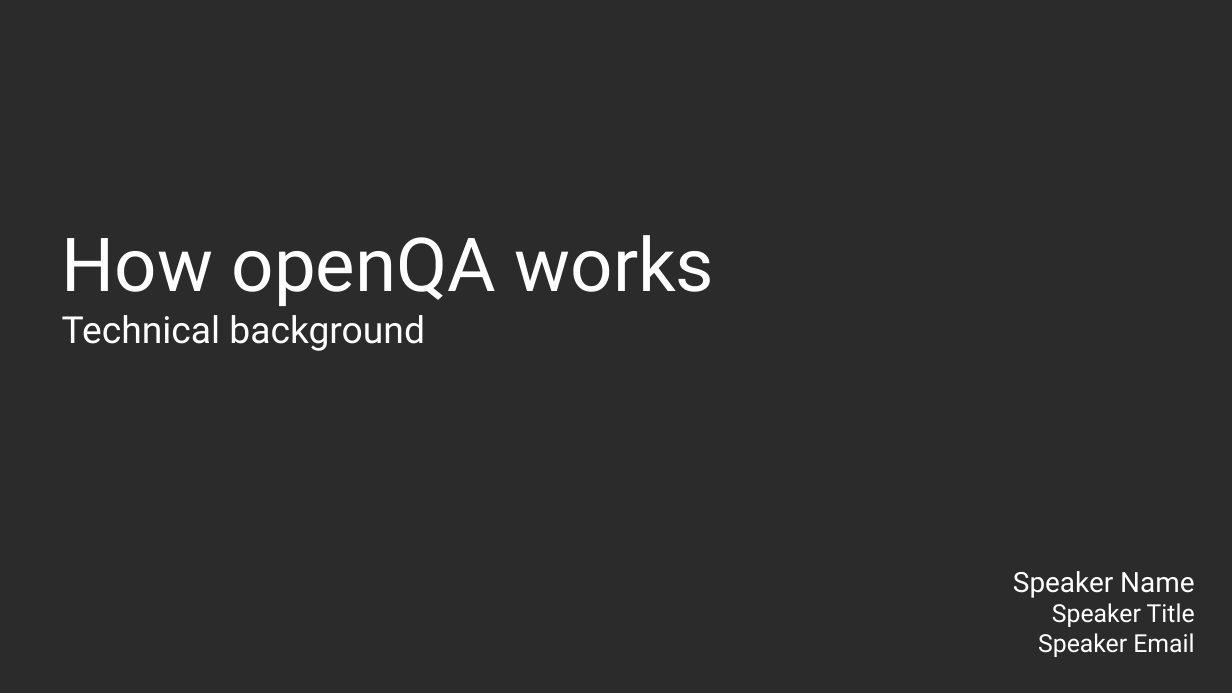
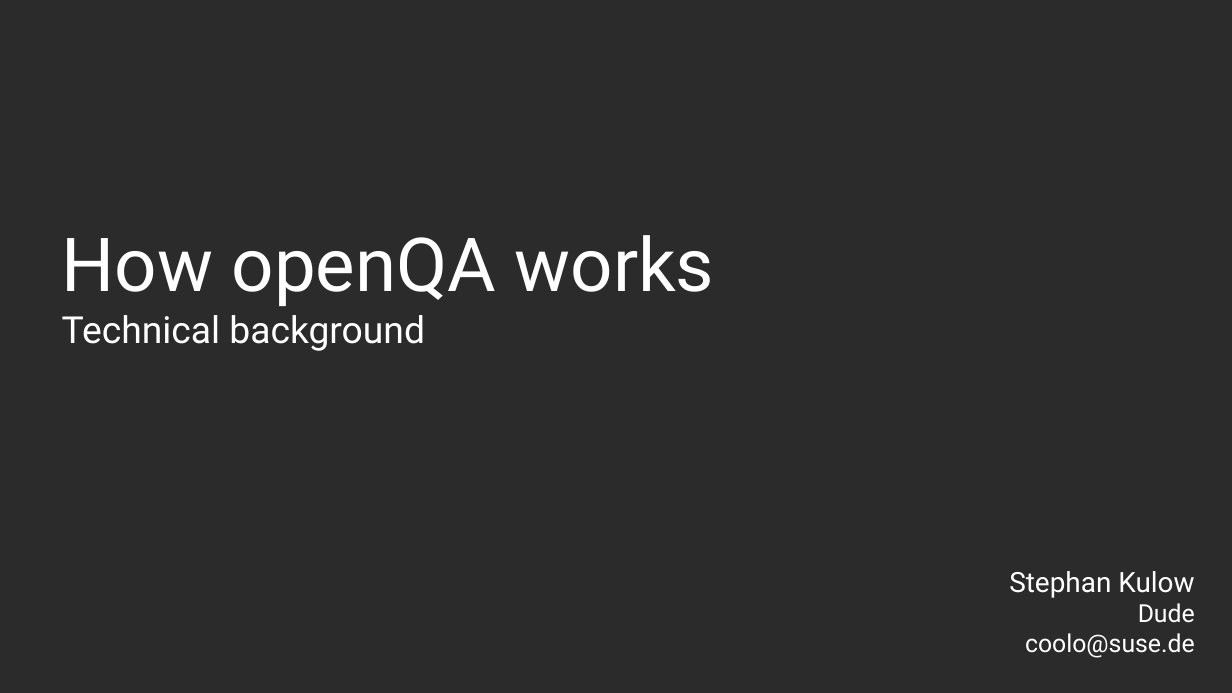
Before and after one commit to coolo/drunken-adventure, a slide deck: slide 1 of osc2017-1/openqa.odp. Drawn at 1232x693 pixels with LibreOffice and Linux fonts; fonts in the diff are those of the drawing; background and template pictures are left out; a plain dark background stands for a picture behind light text. Boxes give left, top, right and bottom in pixels: in the first picture for what was removed or moved away, otherwise in the second. Text is boxed around its words. In the diff, an @@ line names an element or a change of style, - is before the commit and + after.

```diff
--- a/osc2017-1/openqa.odp
+++ b/osc2017-1/openqa.odp
@@ subtitle at (1009,571,1195,658): text changed @@
-Speaker Name
-Speaker Title
-Speaker Email
+Stephan Kulow
+Dude
+coolo@suse.de
```
Also in this commit, not shown: 1 slide added, 1 slide removed, 1 other file.
